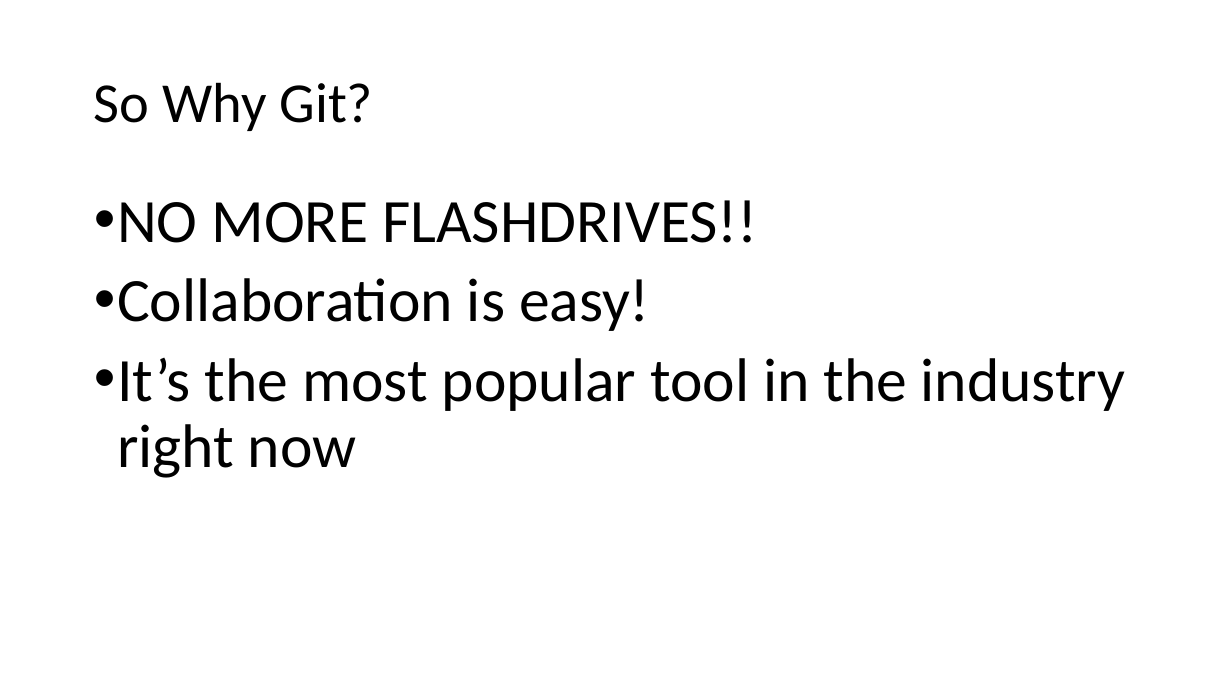
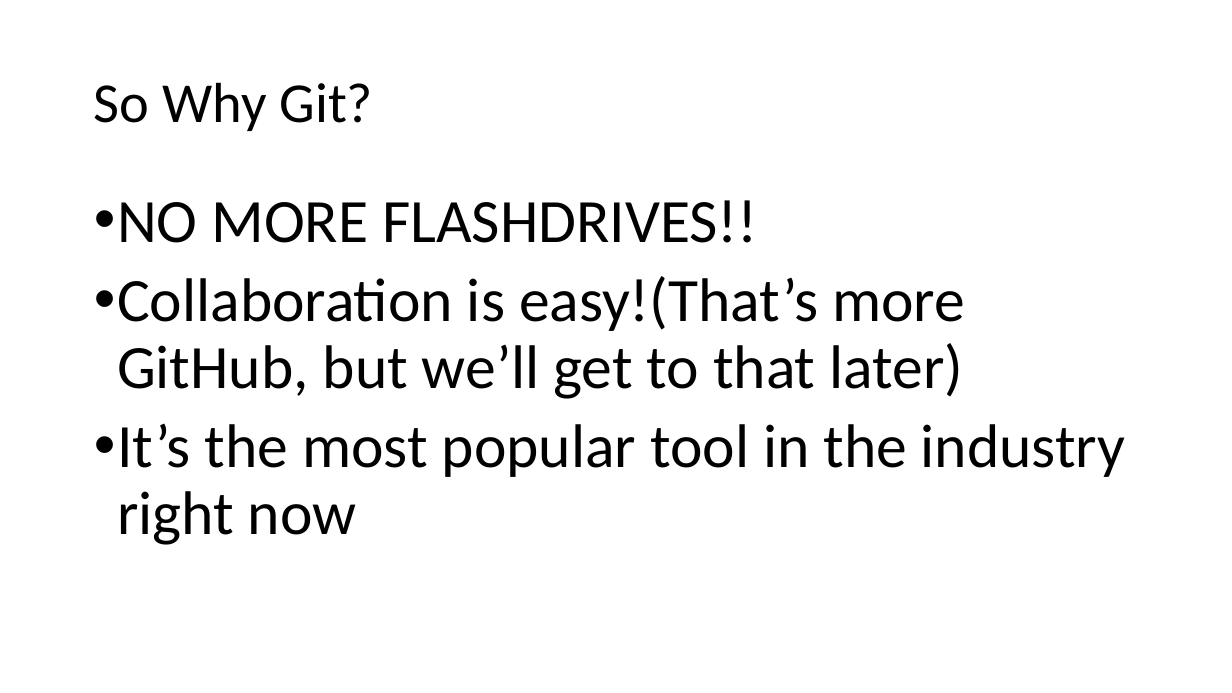
Before and after one commit to nathankurt/GitHub-Workshop, a slide deck: slide 10 of slides_ppt.pptx. Drawn at 1232x693 pixels with LibreOffice and Linux fonts; fonts in the diff are those of the drawing. Boxes give left, top, right and bottom in pixels: in the first picture for what was removed or moved away, otherwise in the second. Text is boxed around its words. In the diff, an @@ line names an element or a change of style, - is before the commit and + after.

```diff
--- a/slides_ppt.pptx
+++ b/slides_ppt.pptx
@@ text at (117, 276, 965, 399): text changed @@
-• Collaboration is easy!
+• Collaboration is easy!(That’s more GitHub, but we’ll get to that later)
```
Also in this commit, not shown: 1 slide added, 2 slides removed, 1 other file.
